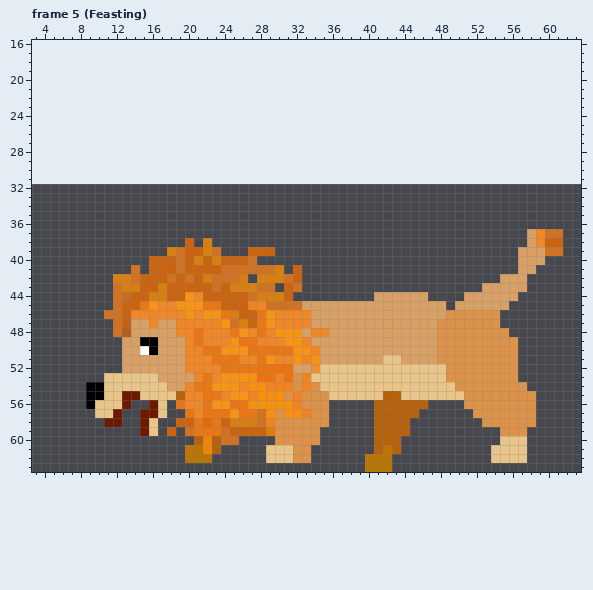
Pixel-art file -- assets/level_africa/art/enemy/lion.aseprite. Above, as it was before the edit.
64x32 pixels, 7 frames. Colours within 5 levels of each other are drawn and written as one. Shown: frame 5 (Feasting): x 3..63, y 16..63. The old version is drawn lined up with the new one, on the new canvas. The commit also changed other frames, which this record leaves out.
Once edited:
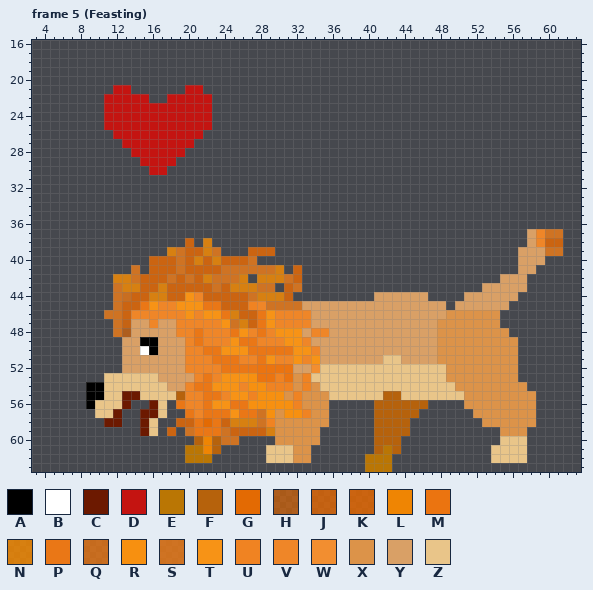
Palette (. is transparent): A #000000  B #ffffff  C #6c1900  D #c41411  E #ba7604  F #b6620c  G #e36a03  H #ef6c009d  J #ef6c00bf  K #ef6c00c8  L #ef8503  M #eb7410  N #ff8f00c8  P #ea7716  Q #f37b12bf  R #f79010  S #f57f17c8  T #f79316  U #f08322  V #ef8628  W #f28e30  X #dc9349  Y #d9a066  Z #e9c589
The exact change:
canvas 64x32 -> 64x64, the old top-left corner now at 0,32
Frame 5 (Feasting):
y 21: x 12..13 .. -> DD; x 20..21 .. -> DD
y 22: x 11..15 ..... -> DDDDD; x 18..22 ..... -> DDDDD
y 23..25: x 11..22 ............ -> DDDDDDDDDDDD
y 26: x 12..21 .......... -> DDDDDDDDDD
y 27: x 13..20 ........ -> DDDDDDDD
y 28: x 14..19 ...... -> DDDDDD
y 29: x 15..18 .... -> DDDD
y 30: x 16..17 .. -> DD
Boxes around the changes in both pictures, in picture pixels (x1, y1, x2, y2):
added: (104, 85, 212, 175)
